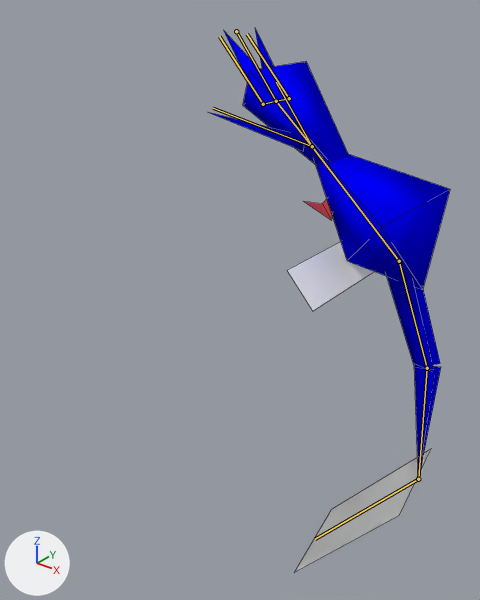
Before and after pictures for a commit that changed the Blender file arm9/art/pikmin.blend.
Camera for both pictures: a 50 mm lens placed at (4.68, -5.8, 7.98), pointed at (-0.16, 0.26, 4.22). Lighting does not change. The marker at lower left points along +X, +Y and +Z. Both versions are drawn at frame 50 of the action 'Plucked'; the numbers are the values there. The bones that bend it are drawn over the model as lines. Mesh edges are drawn as thin lines.

In view in the first picture: 'blue_pikmin'.
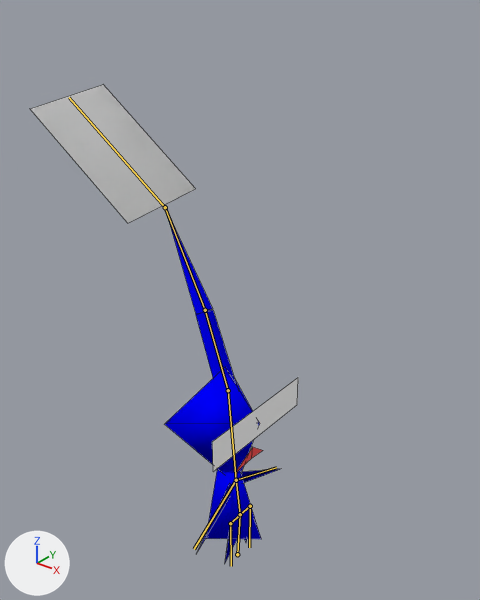
Edits to the bpy script that builds the scene:
```text
Change bone_root:
    where bone_root = bpy.data.objects['Armature'].pose.bones['root']
    bone_root.location: (0.0, 7.45, -0.49) -> (0.0, 0.04, 0.0)
    bone_root.rotation_quaternion: (0.363, 0.929, 0.0, 0.0) -> (-1.0, 0.003, 0.0, 0.0)  # degrees (137, 0, 0) -> degrees (0, 0, 0)
Change bone_stalk_base:
    where bone_stalk_base = bpy.data.objects['Armature'].pose.bones['stalk_base']  # child of 'head'
    bone_stalk_base.rotation_quaternion: (0.987, 0.159, 0.0, 0.0) -> (0.983, -0.182, 0.0, 0.0)  # degrees (18, 0, 0) -> degrees (-21, 0, 0)
Change bone_stalk_mid:
    where bone_stalk_mid = bpy.data.objects['Armature'].pose.bones['stalk_mid']  # child of 'stalk_base'
    bone_stalk_mid.rotation_quaternion: (0.986, 0.164, 0.0, 0.0) -> (0.998, -0.067, 0.0, 0.0)  # degrees (19, 0, 0) -> degrees (-8, 0, 0)
Change bone_leaf:
    where bone_leaf = bpy.data.objects['Armature'].pose.bones['leaf']  # child of 'stalk_mid'
    bone_leaf.rotation_quaternion: (0.928, 0.364, -0.08, -0.007) -> (0.976, -0.203, -0.071, 0.039)  # degrees (43, -8, -4) -> degrees (-24, -7, 6)
Change bone_left_arm:
    where bone_left_arm = bpy.data.objects['Armature'].pose.bones['left_arm']  # child of 'body'
    bone_left_arm.rotation_quaternion: (0.853, -0.503, 0.0, -0.142) -> (0.979, -0.204, 0.0, 0.001)  # degrees (-60, -8, -14) -> degrees (-24, 0, 0)
Change bone_right_arm:
    where bone_right_arm = bpy.data.objects['Armature'].pose.bones['right_arm']  # child of 'body'
    bone_right_arm.rotation_quaternion: (0.92, -0.376, 0.0, 0.106) -> (0.96, -0.28, 0.0, -0.002)  # degrees (-44, 5, 11) -> degrees (-33, 0, 0)
```

Changed parts and their boxes (x1, y1, x2, y2) in the pictures (480 x 600 px):
'blue_pikmin', posed (11% wider, 12% shorter)
    before: (208, 29, 450, 573)
    after: (30, 85, 298, 562)
bone 'root', root to tip
    before: (236, 31) to (276, 101)
    after: (237, 554) to (240, 514)
bone 'stalk_base', root to tip
    before: (399, 261) to (427, 368)
    after: (228, 390) to (205, 310)
bone 'stalk_mid', root to tip
    before: (427, 368) to (418, 479)
    after: (205, 310) to (165, 207)
bone 'leaf', root to tip
    before: (418, 479) to (315, 539)
    after: (165, 207) to (69, 97)
bone 'left_arm', root to tip
    before: (312, 146) to (276, 82)
    after: (236, 480) to (276, 467)
bone 'right_arm', root to tip
    before: (312, 146) to (213, 108)
    after: (236, 480) to (194, 549)
